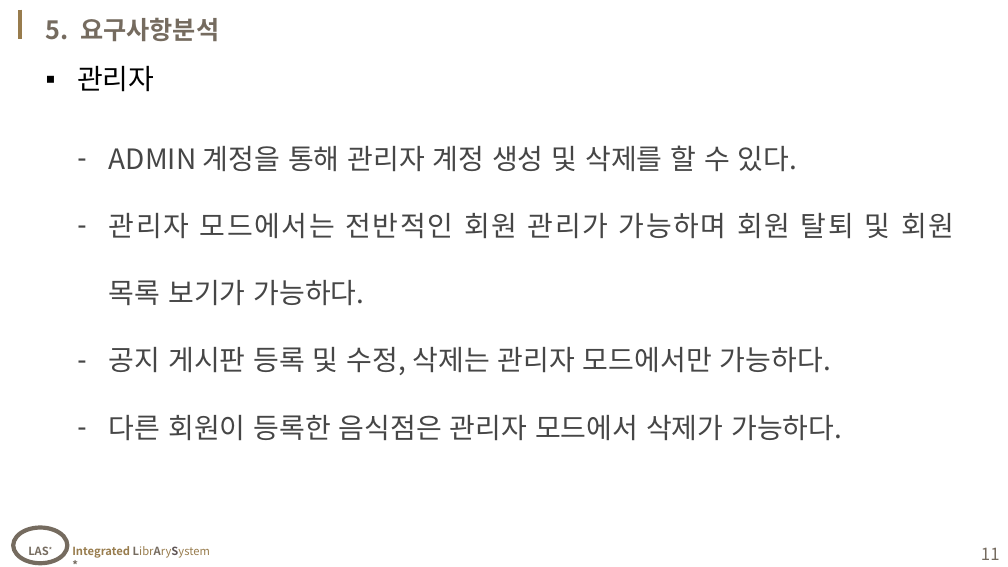
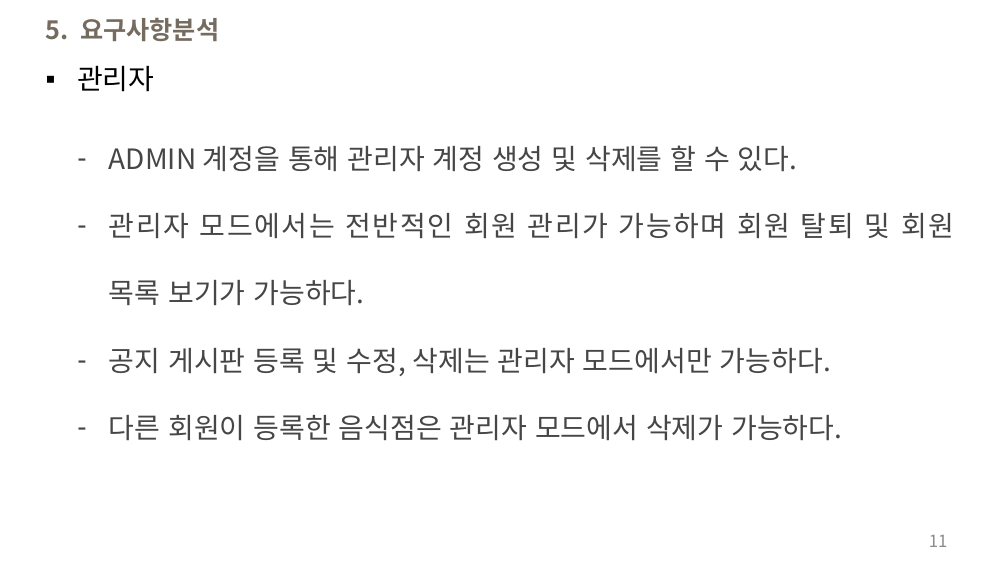
Before and after one commit to houn7145/class, a slide deck: slide 11 of project/EX/ppt가본.pptx. Drawn at 1008x567 pixels with LibreOffice and Linux fonts; fonts in the diff are those of the drawing; background and template pictures are left out. Boxes give left, top, right and bottom in pixels: in the first picture for what was removed or moved away, otherwise in the second. Text is boxed around its words. In the diff, an @@ line names an element or a change of style, - is before the commit and + after.

```diff
--- a/project/EX/ppt가본.pptx
+++ b/project/EX/ppt가본.pptx
@@ line removed from (20, 10) to (20, 39) @@
@@ ellipse removed at (13, 527, 68, 562) @@
-LAS*
@@ page number: place and size @@
-page number at (981, 547, 1000, 560)
+page number at (929, 535, 948, 547)
@@ page number at (929, 535, 948, 547): text colour #756B5F to #8C8C8C @@
@@ text removed at (72, 546, 210, 558) @@
-Integrated LibrArySystem *
```
Also in this commit, not shown: 21 other slides changed, 2 slides added, 2 slides removed, 9 other files.
